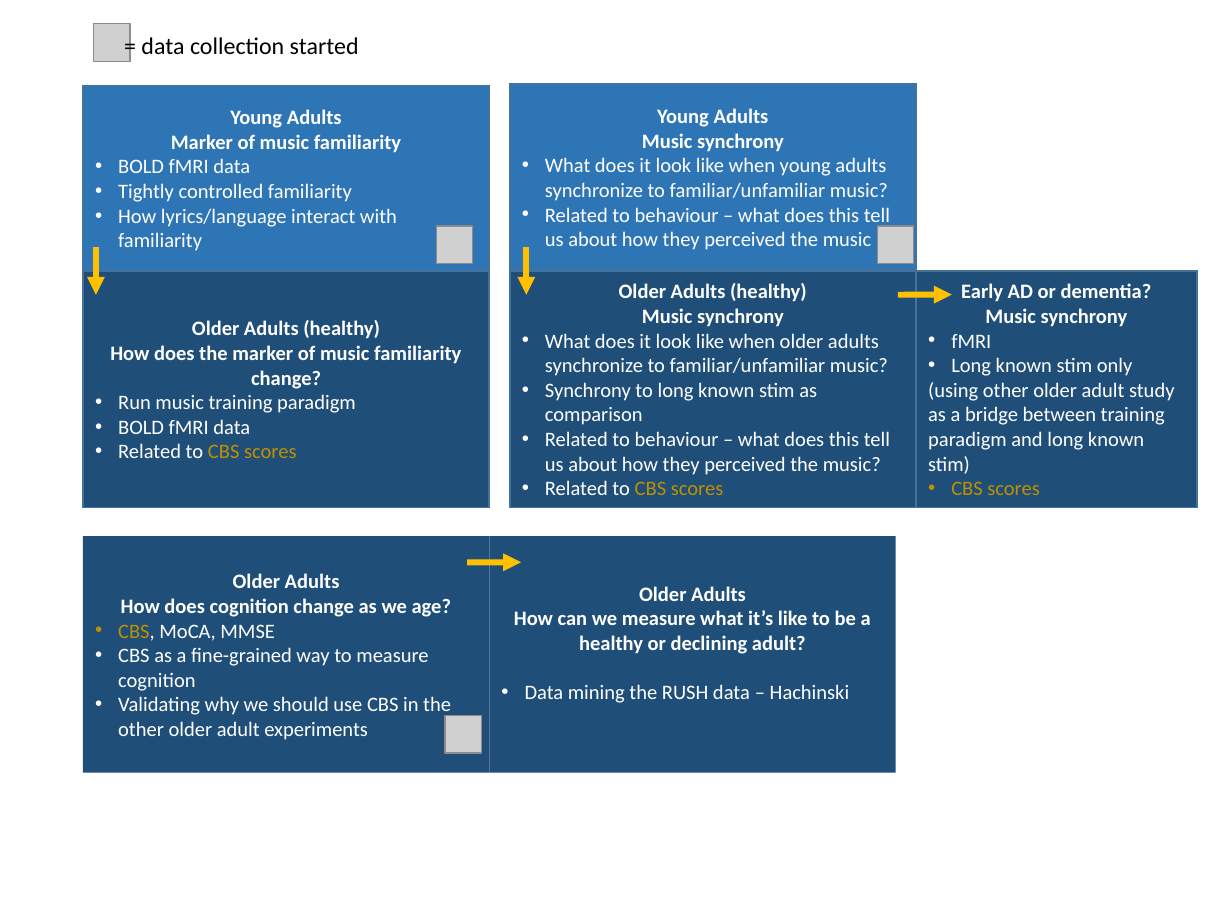
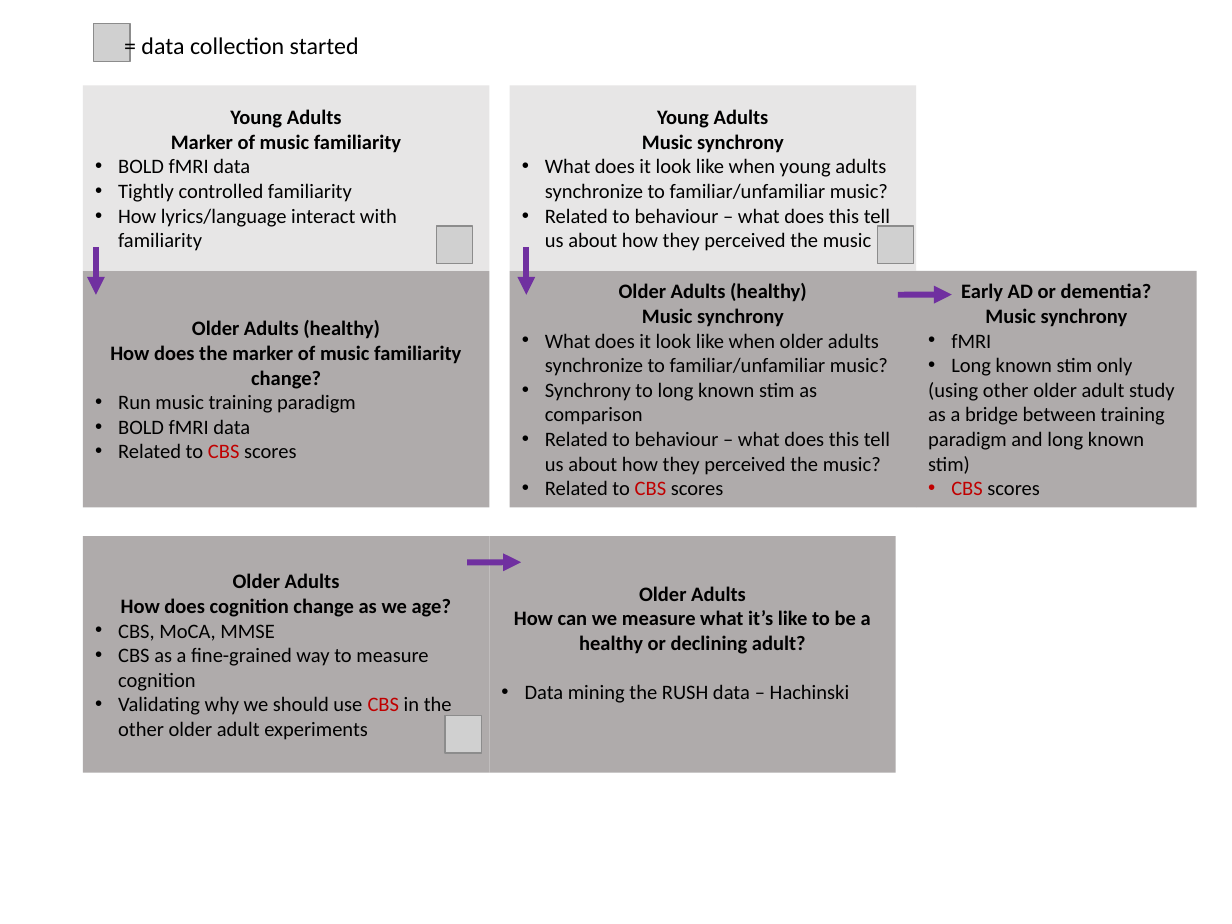
Before and after one commit to asternin/PhDProject, a slide deck: slide 1 of Meetings/2018.04.24-PhDOutline.pptx. Drawn at 1232x924 pixels with LibreOffice and Linux fonts; fonts in the diff are those of the drawing; grey boxes stand for pictures. Boxes give left, top, right and bottom in pixels: in the first picture for what was removed or moved away, otherwise in the second. Text is boxed around its words. In the diff, an @@ line names an element or a change of style, - is before the commit and + after.

```diff
--- a/Meetings/2018.04.24-PhDOutline.pptx
+++ b/Meetings/2018.04.24-PhDOutline.pptx
@@ rectangle "Young Adults" at bbox=[83, 85, 489, 270]: text colour #FFFFFF to #000000; fill #2E75B6 to #E7E6E6; outline #43739E 1 pt to none @@
@@ rectangle "Young Adults" at bbox=[510, 85, 917, 270]: text colour #FFFFFF to #000000; fill #2E75B6 to #E7E6E6; outline #43739E 1 pt to none @@
@@ arrow (96, 246) - (96, 294): stroke #FFC000 3.5 pt to #7030A0 3.5 pt @@
@@ arrow (526, 246) - (526, 294): stroke #FFC000 3.5 pt to #7030A0 3.5 pt @@
@@ arrow (898, 294) - (952, 294): stroke #FFC000 3.5 pt to #7030A0 3.5 pt @@
@@ text colour #FFFFFF to #000000; text colour #BF9000 to #C00000 in "CBS"; text colour #BF9000 to #000000 in "scores"; fill #1F4E79 to #AFABAB; outline #43739E 1 pt to none in 3 elements at bbox=[83, 271, 489, 508], bbox=[510, 271, 917, 508], bbox=[917, 271, 1198, 508] @@
@@ rectangle "Older Adults" at bbox=[83, 536, 489, 772]: text colour #FFFFFF to #000000; text colour #BF9000 to #000000 in "CBS,"; text colour #FFFFFF to #C00000 in "CBS"; fill #1F4E79 to #AFABAB @@
@@ rectangle "Older Adults" at bbox=[489, 536, 896, 772]: text colour #FFFFFF to #000000; fill #1F4E79 to #AFABAB @@
@@ arrow (467, 563) - (521, 562): stroke #FFC000 3.5 pt to #7030A0 3.5 pt @@
```
Also in this commit, not shown: 3 other files.
